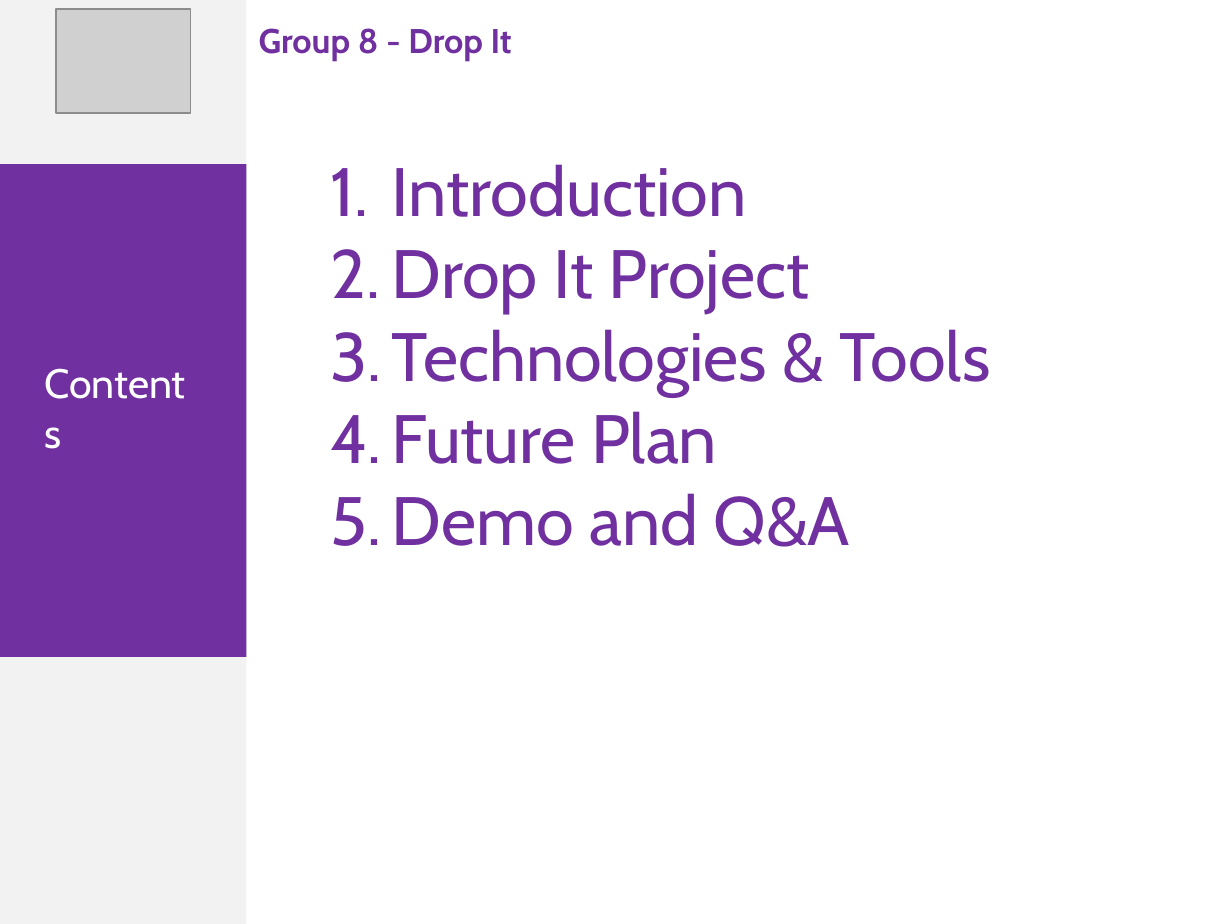
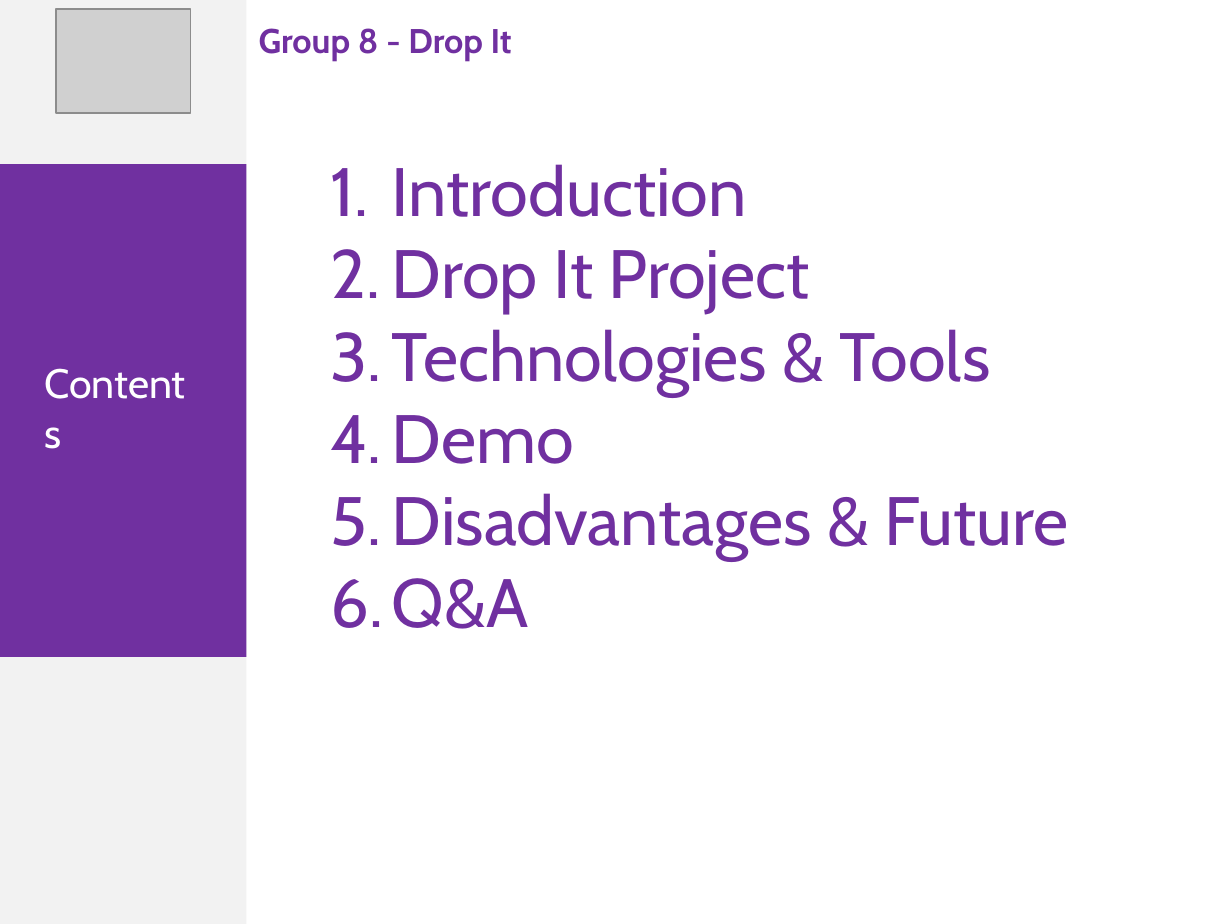
Before and after one commit to phonglk/fptu_capstone, a slide deck: slide 3 of Document/Present.pptx (slide 2 before the commit). Drawn at 1232x924 pixels with LibreOffice and Linux fonts; fonts in the diff are those of the drawing; grey boxes stand for pictures. Boxes give left, top, right and bottom in pixels: in the first picture for what was removed or moved away, otherwise in the second. Text is boxed around its words. In the diff, an @@ line names an element or a change of style, - is before the commit and + after.

```diff
--- a/Document/Present.pptx
+++ b/Document/Present.pptx
@@ text at box(392, 415, 1068, 629): text changed @@
-4. Future Plan
-5. Demo and Q&A
+4. Demo
+5. Disadvantages & Future
+6. Q&A
```
Also in this commit, not shown: 2 other slides changed, 1 slide removed.
